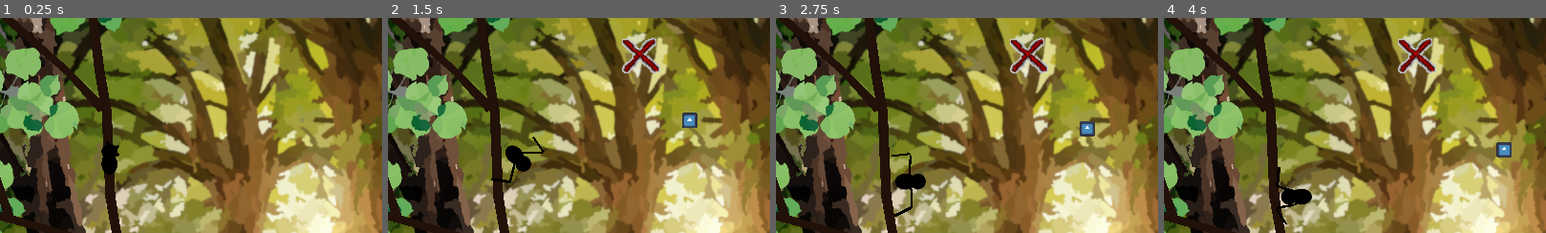
Above: before the commit, frames 1-4 (left to right).
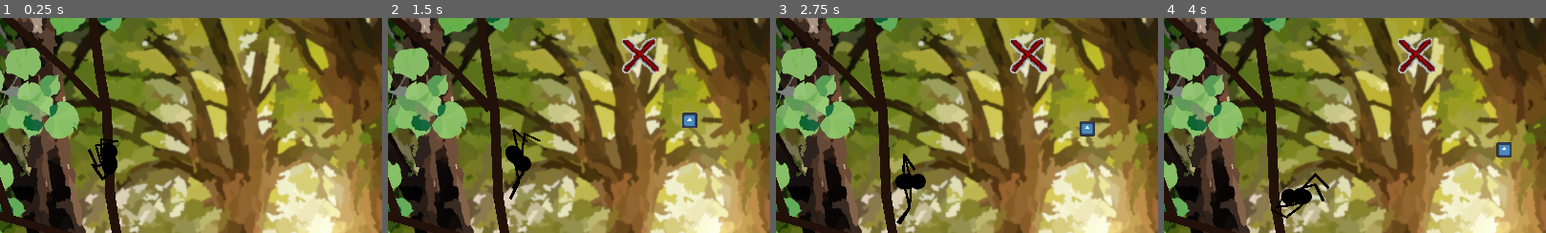
Above: after the commit, the same moments.

Repository: InRe-Dan/ld56
Game: Godot game, scene res://world/world.tscn
Two runs of this game, one before a commit and one after it. Both use one fixed random seed, a clock stepped at 60 frames per second and the inputs below. The engine's default icon, where the game draws it, is replaced by a stand-in: a white triangle on a blue panel in a dark square.
Inputs (mouse positions are % of the whole screen's width and height, from its top left):
- Up to frame 1 (0.25 s): no input
- Up to frame 2 (1.5 s): move the mouse to (72, 45) at 0.52 s; hold D (move_right) 0.53-1.28 s; hold Right mouse button (destroy_web) 0.53-1.28 s; move the mouse to (30, 55) at 1.27 s; hold S (move_down) from 1.28 s (still down); click (30, 55) at 1.35 s
- Up to frame 3 (2.75 s): move the mouse to (60, 28) at 2.02 s; release S (move_down) at 2.03 s; hold D (move_right) from 2.03 s (still down); hold Right mouse button (destroy_web) from 2.03 s (still down)
- Up to frame 4 (4 s): move the mouse to (45, 70) at 2.77 s; release D (move_right) at 2.78 s; release Right mouse button (destroy_web) at 2.78 s; hold W (move_up) 2.78-3.53 s; click (45, 70) at 2.85 s; move the mouse to (80, 65) at 3.52 s; hold A (move_left) from 3.53 s (still down); hold Right mouse button (destroy_web) from 3.53 s (still down)
The pictures show only the part of the screen within x 14-64%, y 20-70%; the shares and areas given below are measured in that part.

The runs differ from the first frame. In frame 1, 0.3% of the frame differs, in the area x 23-32%, y 56-76%; in frame 2, 0.5%, in the area x 27-41%, y 51-85%; in frame 3, 0.4%; in frame 4, 0.5%.

Commit message:
Better spider legs (and more of them)

Diff:
--- /dev/null
+++ b/leg.tscn
@@ -0,0 +1,26 @@
+[gd_scene load_steps=3 format=3 uid="uid://cq076erj3xhfp"]
+
+[ext_resource type="Script" path="res://spider/leg.gd" id="1_doe6g"]
+
+[sub_resource type="CapsuleShape2D" id="CapsuleShape2D_m4wpf"]
+radius = 58.0
+height = 160.0
+
+[node name="R1" type="Node2D"]
+position = Vector2(20, 22)
+script = ExtResource("1_doe6g")
+
+[node name="Follow" type="Marker2D" parent="."]
+top_level = true
+position = Vector2(-6, 6)
+
+[node name="Area2D" type="Area2D" parent="."]
+position = Vector2(96, 8)
+collision_layer = 0
+collision_mask = 2
+
+[node name="CollisionShape2D" type="CollisionShape2D" parent="Area2D"]
+position = Vector2(-24, 2)
+shape = SubResource("CapsuleShape2D_m4wpf")
+
+[node name="Preferred" type="Marker2D" parent="."]
--- /dev/null
+++ b/spider/leg.gd
@@ -0,0 +1,56 @@
+class_name Leg extends Node2D
+
+
+## The global position of the leg this node is attached to represents "rest position"
+
+# Branch detection area
+@onready var area : Area2D = $Area2D
+# Current leg position
+@onready var marker : Marker2D = $Follow
+# Best place to put a leg when a branch is nearby
+@onready var pref_marker : Marker2D = $Preferred
+
+# How far a leg has to be before it is moved
+const distance_threshold : float = 50
+var marker_target_position : Vector2
+var stepping = false
+
+func NearestPointOnLine(start : Vector2, end : Vector2, pnt : Vector2) -> Vector2:
+	var lineDir = start.direction_to(end)
+	var v = pnt - start;
+	var d = v.dot(lineDir)
+	if d > start.distance_to(end):
+		return Vector2(-1, -1)
+	return start + lineDir * d;
+
+# Called when the node enters the scene tree for the first time.
+func _ready() -> void:
+	assert(area)
+	assert(marker)
+	assert(pref_marker)
+	marker_target_position = marker.global_position
+
+# Called every frame. 'delta' is the elapsed time since the previous frame.
+func _physics_process(delta: float) -> void:
+	var rest_position : Vector2 = global_position
+	var pref_position : Vector2 = pref_marker.global_position
+	var marker_target_position = rest_position
+	var best_dist = 100000
+	if area.has_overlapping_bodies():
+		for object : PhysicsBody2D in area.get_overlapping_bodies():
+			for object_child : Node in object.get_children():
+				if object_child is CollisionPolygon2D:
+					var points : PackedVector2Array = object_child.polygon
+					var closest : Vector2 = NearestPointOnLine(points[0], points[1], pref_position)
+					if closest != Vector2(-1, -1):
+						best_dist = closest.distance_to(pref_position)
+						marker_target_position = closest
+
+	var dist = marker_target_position.distance_to(marker.global_position)
+	if dist > distance_threshold:
+		stepping = true
+	if dist < 5:
+		stepping = false
+
+	if stepping:
+		marker.global_position = lerp(marker.global_position, marker_target_position, 10 * delta)
--- a/spider/spider.tscn
+++ b/spider/spider.tscn
@@ -1,7 +1,7 @@
-[gd_scene load_steps=15 format=3 uid="uid://d3ud2rqlsvy6p"]
+[gd_scene load_steps=16 format=3 uid="uid://d3ud2rqlsvy6p"]
 
 [ext_resource type="Script" path="res://spider/spider.gd" id="1_gma0t"]
-[ext_resource type="Script" path="res://spider/legs.gd" id="3_yp1od"]
+[ext_resource type="PackedScene" uid="uid://cq076erj3xhfp" path="res://leg.tscn" id="2_7yvgd"]
 
 [sub_resource type="CircleShape2D" id="CircleShape2D_1mhc7"]
 radius = 16.0
@@ -35,29 +35,43 @@
 [sub_resource type="CircleShape2D" id="CircleShape2D_3imjw"]
 radius = 30.0
 
-[sub_resource type="CircleShape2D" id="CircleShape2D_siiaj"]
-radius = 85.0235
-
-[sub_resource type="SkeletonModification2DTwoBoneIK" id="SkeletonModification2DTwoBoneIK_cpe7q"]
-target_nodepath = NodePath("../LegTargets/R1/Marker2D")
+[sub_resource type="SkeletonModification2DTwoBoneIK" id="SkeletonModification2DTwoBoneIK_a4gqe"]
+target_nodepath = NodePath("../LegTargets/R1/Follow")
 joint_one_bone_idx = 0
 joint_one_bone2d_node = NodePath("R1")
 joint_two_bone_idx = 1
 joint_two_bone2d_node = NodePath("R1/Bone2D2")
 
-[sub_resource type="SkeletonModification2DTwoBoneIK" id="SkeletonModification2DTwoBoneIK_mgb5j"]
-target_nodepath = NodePath("../LegTargets/L1/Marker2D")
+[sub_resource type="SkeletonModification2DTwoBoneIK" id="SkeletonModification2DTwoBoneIK_ehxne"]
+target_nodepath = NodePath("../LegTargets/L1/Follow")
 flip_bend_direction = true
+joint_one_bone_idx = 4
+joint_one_bone2d_node = NodePath("L1")
+joint_two_bone_idx = 5
+joint_two_bone2d_node = NodePath("L1/Bone2D2")
+
+[sub_resource type="SkeletonModification2DTwoBoneIK" id="SkeletonModification2DTwoBoneIK_3g127"]
+target_nodepath = NodePath("../LegTargets/R2/Follow")
 joint_one_bone_idx = 2
-joint_one_bone2d_node = NodePath("L1")
+joint_one_bone2d_node = NodePath("R2")
 joint_two_bone_idx = 3
-joint_two_bone2d_node = NodePath("L1/Bone2D2")
+joint_two_bone2d_node = NodePath("R2/Bone2D2")
+
+[sub_resource type="SkeletonModification2DTwoBoneIK" id="SkeletonModification2DTwoBoneIK_t1ysg"]
+target_nodepath = NodePath("../LegTargets/L2/Follow")
+flip_bend_direction = true
+joint_one_bone_idx = 6
+joint_one_bone2d_node = NodePath("L2")
+joint_two_bone_idx = 7
+joint_two_bone2d_node = NodePath("L2/Bone2D2")
 
 [sub_resource type="SkeletonModificationStack2D" id="SkeletonModificationStack2D_fuwid"]
 enabled = true
-modification_count = 2
-modifications/0 = SubResource("SkeletonModification2DTwoBoneIK_cpe7q")
-modifications/1 = SubResource("SkeletonModification2DTwoBoneIK_mgb5j")
+modification_count = 4
+modifications/0 = SubResource("SkeletonModification2DTwoBoneIK_a4gqe")
+modifications/1 = SubResource("SkeletonModification2DTwoBoneIK_ehxne")
+modifications/2 = SubResource("SkeletonModification2DTwoBoneIK_3g127")
+modifications/3 = SubResource("SkeletonModification2DTwoBoneIK_t1ysg")
 
 [node name="Spider" type="RigidBody2D" groups=["spider"]]
 collision_mask = 0
@@ -124,43 +138,65 @@
 collision_mask = 2
 
 [node name="Legs" type="Node2D" parent="."]
-script = ExtResource("3_yp1od")
-
-[node name="RayCast2D" type="RayCast2D" parent="Legs"]
 
 [node name="LegTargets" type="Node2D" parent="Legs"]
 
-[node name="R1" type="Node2D" parent="Legs/LegTargets"]
-position = Vector2(80, -12)
-
-[node name="Marker2D" type="Marker2D" parent="Legs/LegTargets/R1"]
-
-[node name="Area2D" type="Area2D" parent="Legs/LegTargets/R1"]
-collision_layer = 0
-collision_mask = 2
-
-[node name="CollisionShape2D" type="CollisionShape2D" parent="Legs/LegTargets/R1/Area2D"]
-shape = SubResource("CircleShape2D_siiaj")
-
-[node name="L1" type="Node2D" parent="Legs/LegTargets"]
-position = Vector2(-73, -13)
-
-[node name="Area2D" type="Area2D" parent="Legs/LegTargets/L1"]
-collision_layer = 0
-collision_mask = 2
-
-[node name="CollisionShape2D" type="CollisionShape2D" parent="Legs/LegTargets/L1/Area2D"]
-shape = SubResource("CircleShape2D_siiaj")
-
-[node name="Marker2D" type="Marker2D" parent="Legs/LegTargets/L1"]
+[node name="R1" parent="Legs/LegTargets" instance=ExtResource("2_7yvgd")]
+
+[node name="Follow" parent="Legs/LegTargets/R1" index="0"]
+position = Vector2(74, -65)
+
+[node name="Preferred" parent="Legs/LegTargets/R1" index="2"]
+position = Vector2(51, -22)
+
+[node name="R2" parent="Legs/LegTargets" instance=ExtResource("2_7yvgd")]
+position = Vector2(22, 48)
+
+[node name="Follow" parent="Legs/LegTargets/R2" index="0"]
+position = Vector2(110, 6)
+
+[node name="Area2D" parent="Legs/LegTargets/R2" index="1"]
+position = Vector2(72, 15)
+
+[node name="CollisionShape2D" parent="Legs/LegTargets/R2/Area2D" index="0"]
 position = Vector2(0, 1)
+
+[node name="Preferred" parent="Legs/LegTargets/R2" index="2"]
+position = Vector2(51, -22)
+
+[node name="L1" parent="Legs/LegTargets" instance=ExtResource("2_7yvgd")]
+position = Vector2(-22, 23)
+
+[node name="Follow" parent="Legs/LegTargets/L1" index="0"]
+position = Vector2(-74, -62)
+
+[node name="CollisionShape2D" parent="Legs/LegTargets/L1/Area2D" index="0"]
+position = Vector2(-164, -1)
+
+[node name="Preferred" parent="Legs/LegTargets/L1" index="2"]
+position = Vector2(-54, -23)
+
+[node name="L2" parent="Legs/LegTargets" instance=ExtResource("2_7yvgd")]
+position = Vector2(-22, 49)
+
+[node name="Follow" parent="Legs/LegTargets/L2" index="0"]
+position = Vector2(-104, 11)
+
+[node name="Area2D" parent="Legs/LegTargets/L2" index="1"]
+position = Vector2(-68, 19)
+
+[node name="CollisionShape2D" parent="Legs/LegTargets/L2/Area2D" index="0"]
+position = Vector2(0, 0)
+
+[node name="Preferred" parent="Legs/LegTargets/L2" index="2"]
+position = Vector2(-54, -23)
 
 [node name="Skeleton2D" type="Skeleton2D" parent="Legs"]
 modification_stack = SubResource("SkeletonModificationStack2D_fuwid")
 
 [node name="R1" type="Bone2D" parent="Legs/Skeleton2D"]
 position = Vector2(15, 3)
-rotation = -0.555756
+rotation = -1.33175
 scale = Vector2(3, 3)
 rest = Transform2D(1, 0, 0, 1, 0, 0)
 metadata/_local_pose_override_enabled_ = true
@@ -173,6 +209,7 @@
 
 [node name="Bone2D2" type="Bone2D" parent="Legs/Skeleton2D/R1"]
 position = Vector2(17, 1)
+rotation = 0.86238
 rest = Transform2D(1, 0, 0, 1, 17, 1)
 metadata/_local_pose_override_enabled_ = true
 
@@ -182,9 +219,34 @@
 points = PackedVector2Array(20.4605, -25.9337, 65.6356, -27.9966)
 default_color = Color(0, 0, 0, 1)
 
+[node name="R2" type="Bone2D" parent="Legs/Skeleton2D"]
+position = Vector2(18, 18)
+rotation = -0.535714
+scale = Vector2(3, 3)
+rest = Transform2D(1, 0, 0, 1, 0, 0)
+metadata/_local_pose_override_enabled_ = true
+
+[node name="Line2D2" type="Line2D" parent="Legs/Skeleton2D/R2"]
+position = Vector2(-0.107306, -0.459028)
+scale = Vector2(0.553522, 0.171015)
+points = PackedVector2Array(0, 0, 2.86277, 0.220215, 7.60832, 0.585266, 30.5221, 10.876)
+default_color = Color(0, 0, 0, 1)
+
+[node name="Bone2D2" type="Bone2D" parent="Legs/Skeleton2D/R2"]
+position = Vector2(17, 1)
+rotation = 0.776652
+rest = Transform2D(1, 0, 0, 1, 17, 1)
+metadata/_local_pose_override_enabled_ = true
+
+[node name="Line2D" type="Line2D" parent="Legs/Skeleton2D/R2/Bone2D2"]
+position = Vector2(-6.54321, 6.80228)
+scale = Vector2(0.345679, 0.244191)
+points = PackedVector2Array(20.4605, -25.9337, 65.6356, -27.9966)
+default_color = Color(0, 0, 0, 1)
+
 [node name="L1" type="Bone2D" parent="Legs/Skeleton2D"]
 position = Vector2(-17, 3)
-rotation = -1.08407
+rotation = -1.85612
 scale = Vector2(3, 3)
 rest = Transform2D(1, 0, 0, 1, 0, 0)
 metadata/_local_pose_override_enabled_ = true
@@ -197,18 +259,49 @@
 
 [node name="Bone2D2" type="Bone2D" parent="Legs/Skeleton2D/L1"]
 position = Vector2(17, 1)
-rotation = 1.7243
+rotation = 0.702675
 scale = Vector2(0.999995, 0.999995)
 rest = Transform2D(1, 0, 0, 1, 17, 1)
 metadata/_local_pose_override_enabled_ = true
 
 [node name="Line2D" type="Line2D" parent="Legs/Skeleton2D/L1/Bone2D2"]
+position = Vector2(-4.90957, -8.55546)
+scale = Vector2(0.162642, 0.244191)
+points = PackedVector2Array(20.4605, -25.9337, 31.7612, 36.3436)
+default_color = Color(0, 0, 0, 1)
+
+[node name="L2" type="Bone2D" parent="Legs/Skeleton2D"]
+position = Vector2(-17, 18)
+rotation = -2.64341
+scale = Vector2(3, 3)
+rest = Transform2D(1, 0, 0, 1, 0, 0)
+metadata/_local_pose_override_enabled_ = true
+
+[node name="Line2D2" type="Line2D" parent="Legs/Skeleton2D/L2"]
+position = Vector2(-0.107306, -0.459028)
+scale = Vector2(0.553522, 0.171015)
+points = PackedVector2Array(0, 0, 2.86277, 0.220215, 7.60832, 0.585266, 30.5221, 10.876)
+default_color = Color(0, 0, 0, 1)
+
+[node name="Bone2D2" type="Bone2D" parent="Legs/Skeleton2D/L2"]
+position = Vector2(17, 1)
+rotation = 0.737476
+scale = Vector2(0.999995, 0.999995)
+rest = Transform2D(1, 0, 0, 1, 17, 1)
+metadata/_local_pose_override_enabled_ = true
+
+[node name="Line2D" type="Line2D" parent="Legs/Skeleton2D/L2/Bone2D2"]
 position = Vector2(-3.86452, 6.48502)
 scale = Vector2(0.162642, 0.244191)
-points = PackedVector2Array(20.4605, -25.9337, 12.5831, 36.0064)
+points = PackedVector2Array(20.4605, -25.9337, 14.1641, -89.8649)
 default_color = Color(0, 0, 0, 1)
 
 [node name="WebIndicatorTimer" type="Timer" parent="."]
 
 [connection signal="area_entered" from="Mouth" to="." method="_on_mouth_area_entered"]
 [connection signal="timeout" from="WebIndicatorTimer" to="." method="_on_web_indicator_timer_timeout"]
+
+[editable path="Legs/LegTargets/R1"]
+[editable path="Legs/LegTargets/R2"]
+[editable path="Legs/LegTargets/L1"]
+[editable path="Legs/LegTargets/L2"]
